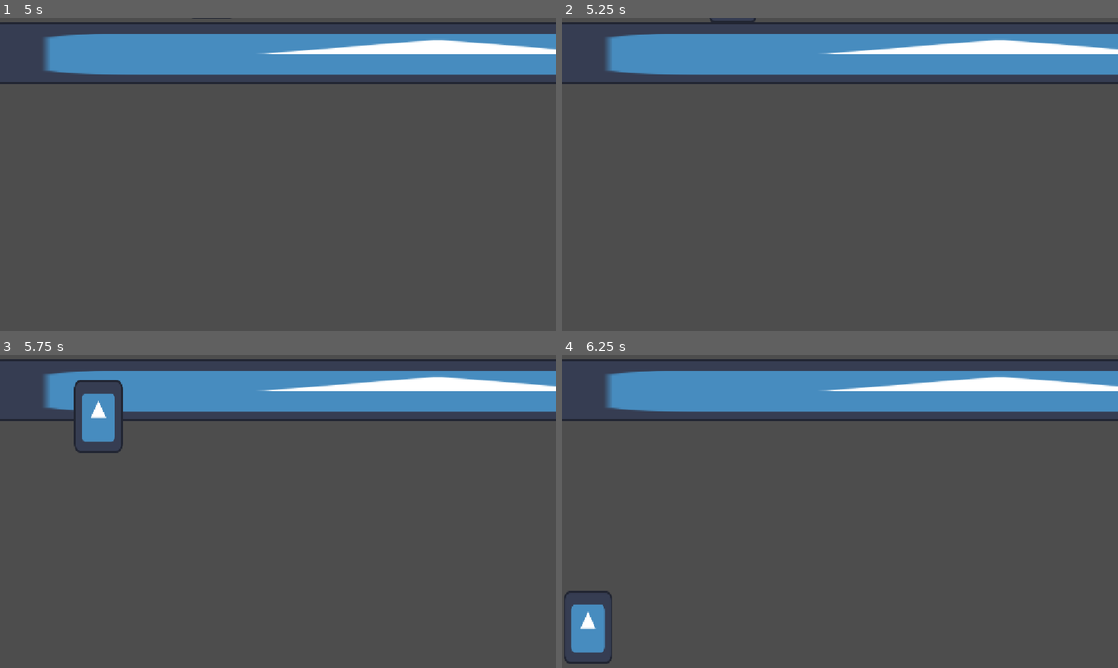
Above: before the commit, frames 1-4 (two rows, left to right).
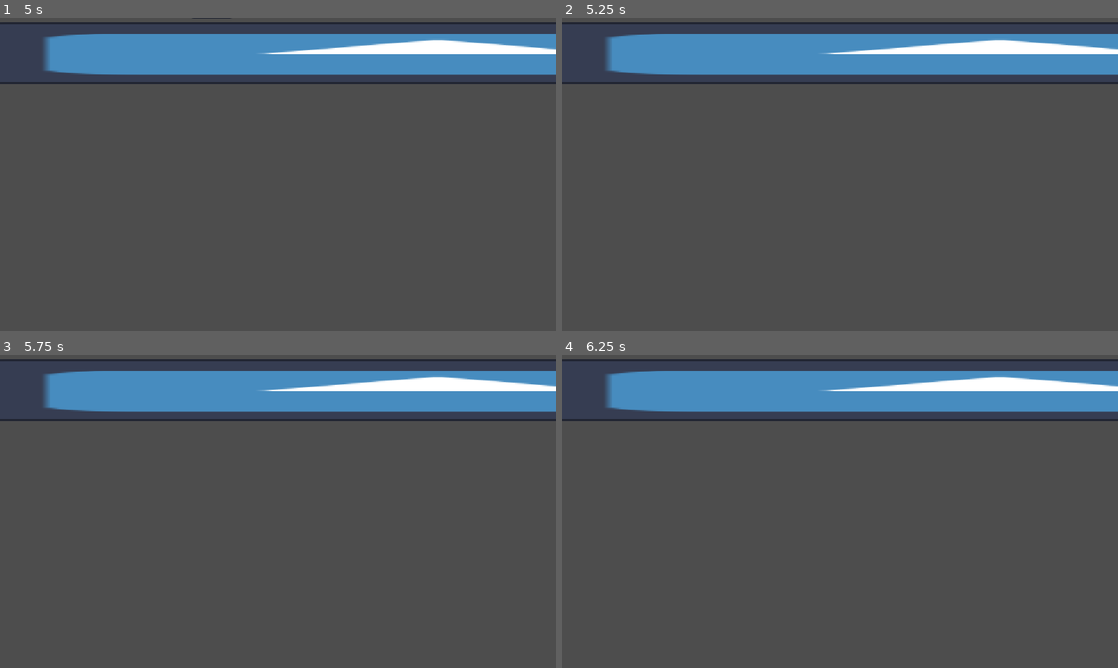
Above: after the commit, the same moments.

Repository: norsemonkey81/ExamenGodot
Game: Godot game, scene res://node_2d.tscn
Two runs of this game, one before a commit and one after it. Both use one fixed random seed, a clock stepped at 60 frames per second and the inputs below. The project has no main scene, so this scene is started directly. The engine's default icon, where the game draws it, is replaced by a stand-in: a white triangle on a blue panel in a dark square.
Inputs:
- Up to frame 1 (5 s): tap Enter (ui_accept) at 0.5, 0.77, 1.25, 1.52, 2, 2.75, 3.02, 3.5, 3.77, 4.25, 4.52 s; hold Right (ui_right) 0.53-2.03 s; hold Left (ui_left) 2.03-2.78 s; hold Right (ui_right) 2.78-4.28 s; hold Left (ui_left) from 4.28 s (still down)
- Up to frame 2 (5.25 s): release Left (ui_left) at 5.03 s; hold Right (ui_right) from 5.03 s (still down)
- Up to frame 3 (5.75 s): keep holding Right (ui_right)
- Up to frame 4 (6.25 s): release Right (ui_right) at 5.78 s; hold Left (ui_left) from 5.78 s (still down); tap Enter (ui_accept) at 6.02 s

Frame 1 is identical in both runs. In frame 2, less than 0.1% of the frame differs, in the area x 26-35%, y 0-2%; in frame 3, 1.3%, in the area x 13-23%, y 8-32%; in frame 4, 1.2%.

Commit message:
Examen03

Diff:
--- a/enemigo.gd
+++ b/enemigo.gd
@@ -21,7 +21,8 @@
 func _on_area_muerte_2d_body_entered(body: Node2D) -> void:
 	if body.name=="PJ":
 		deshabilitar_colision()
-
+		velocity.x=0
+		queue_free()
 func deshabilitar_colision()-> void:
 	$CollisionShape2D.set_deferred("disabled", true)
 	$AreaMuerte2D.set_deferred("monitoring", false)
